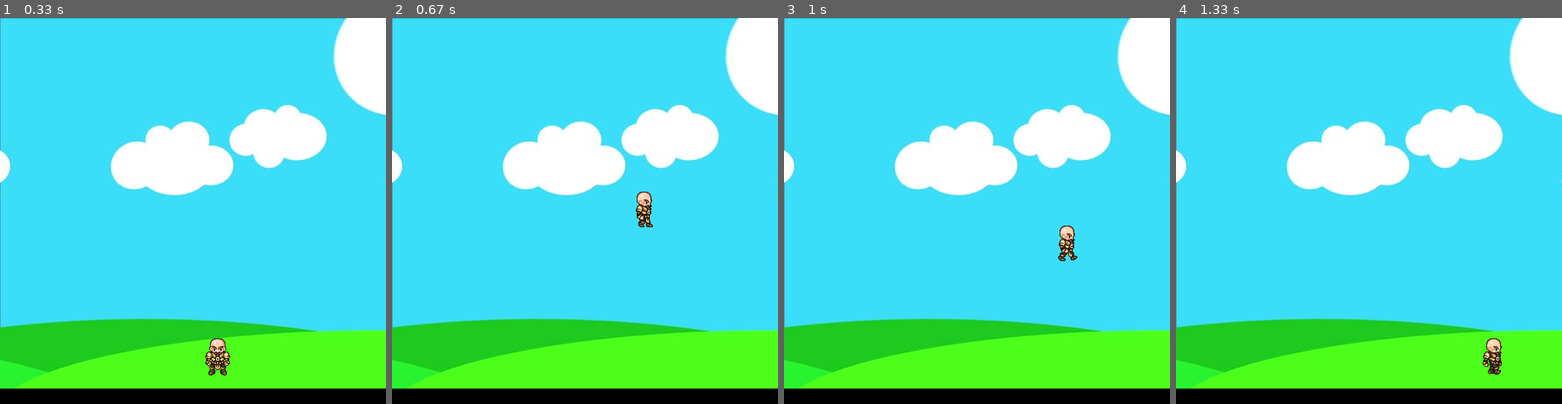
Above: before the commit, frames 1-4 (left to right).
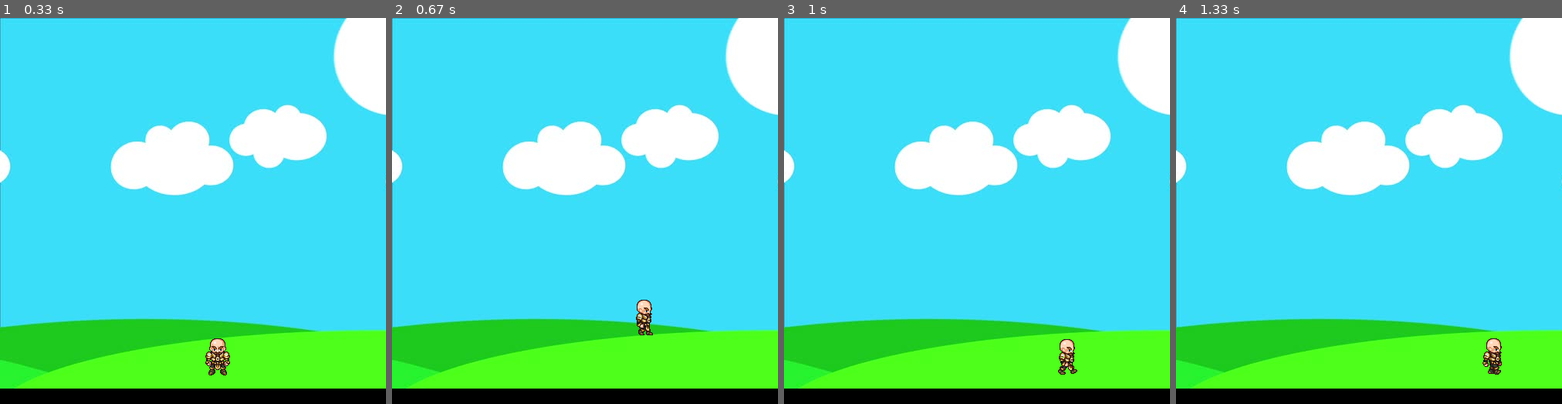
Above: after the commit, the same moments.

Repository: TerriblyClever/pygame_design
Game: pygame game, started from practice.py
Same seed, same stepped clock (60 frames per second), same inputs: the game is played once before the commit and once after it.
Inputs:
- Up to frame 1 (0.33 s): no input
- Up to frame 2 (0.67 s): hold Space from 0.33 s (still down); hold Right from 0.33 s (still down)
- Up to frame 3 (1 s): release Space at 0.8 s; release Right at 0.8 s; hold Right from 0.83 s (still down)
- Up to frame 4 (1.33 s): release Right at 1.3 s

Frame 1 is identical in both runs. In frame 2, 0.6% of the frame differs, in the area x 63-68%, y 45-83%; in frame 3, 0.6%, in the area x 71-76%, y 53-93%; in frame 4, nothing differs.

Commit message:
beginning to transition to OOP version of the code previously written

Diff:
--- /dev/null
+++ b/oop_practice_version.py
@@ -0,0 +1,111 @@
+import pygame
+
+pygame.init()
+
+game_window_x = 500
+game_window_center = game_window_x/2
+game_window_y = 500
+game_window_bottom = game_window_y - 10
+game_window = pygame.display.set_mode((game_window_x, game_window_y))
+pygame.display.set_caption("Change This Title Later")
+
+walk_right = [pygame.image.load('images/R1.png'), pygame.image.load('images/R2.png'), pygame.image.load('images/R3.png'), pygame.image.load('images/R4.png'), pygame.image.load('images/R5.png'), pygame.image.load('images/R6.png'), pygame.image.load('images/R7.png'), pygame.image.load('images/R8.png'), pygame.image.load('images/R9.png')]
+walk_left = [pygame.image.load('images/L1.png'), pygame.image.load('images/L2.png'), pygame.image.load('images/L3.png'), pygame.image.load('images/L4.png'), pygame.image.load('images/L5.png'), pygame.image.load('images/L6.png'), pygame.image.load('images/L7.png'), pygame.image.load('images/L8.png'), pygame.image.load('images/L9.png')]
+background = pygame.image.load('images/bg.jpg')
+character = pygame.image.load('images/standing.png')
+
+clock = pygame.time.Clock()
+
+class Player(object):
+    def __init__(self, x, y, width, height):
+        self.x = x
+        self.y = y
+        self.height = height
+        self.width = width
+        self.velocity = 5
+        self.is_jump = False
+        self.jump_count = 5
+        self.right = False
+        self.left = False
+        self.walk_count = 0
+
+    def draw(self, game_window):
+        if self.walk_count + 1 >= 27:
+            self.walk_count = 0
+        if self.left:
+            game_window.blit(walk_left[self.walk_count//3], (self.x, self.y))
+            self.walk_count += 1
+        elif self.right:
+            game_window.blit(walk_right[self.walk_count//3], (self.x, self.y))
+            self.walk_count += 1
+        else:
+            game_window.blit(character, (self.x, self.y))
+            self.walk_count += 1
+
+
+game_delay = 27
+
+is_jump = False
+jump_count = 5
+
+def redraw_game_window():
+    game_window.blit(background, (0,0))
+    sprite_1.draw(game_window)
+    pygame.display.update()
+
+    #code commented out that was used to animate the red rectangle
+    #pygame.draw.rect(game_window, (255, 0, 0), (x, y, width, height))
+    #pygame.display.update()
+
+
+#MAIN GAME LOOP
+sprite_1 = Player(game_window_center, game_window_bottom, 64, 64)
+run = True
+while run:
+    #pygame.time.delay(game_delay)
+    clock.tick(game_delay)
+
+    for event in pygame.event.get():
+        if event.type == pygame.QUIT:
+            run = False
+
+    keys = pygame.key.get_pressed()
+
+    if keys[pygame.K_LEFT] and sprite_1.x > sprite_1.velocity:
+        sprite_1.x -= sprite_1.velocity
+        sprite_1.right = False
+        sprite_1.left = True
+    elif keys[pygame.K_RIGHT] and sprite_1.x < (game_window_x - sprite_1.width - sprite_1.velocity):
+        sprite_1.x += sprite_1.velocity
+        sprite_1.right = True
+        sprite_1.left = False
+    else:
+        sprite_1.right = False
+        sprite_1.left = False
+        sprite_1.walk_count = 0
+
+    if not sprite_1.is_jump:
+#code has been commented out that would allow vertical movement of the character
+#        if keys[pygame.K_UP] and y > velocity:
+#            y -= velocity
+#
+#        if keys[pygame.K_DOWN] and y < (game_window_y - height - velocity):
+#            y += velocity
+#
+        if keys[pygame.K_SPACE]:
+            sprite_1.is_jump = True
+            sprite_1.right = False
+            sprite_1.left = False
+            sprite_1.walk_count = 0
+    else:
+        if sprite_1.jump_count >= -5:
+            neg = 1
+            if sprite_1.jump_count < 0:
+                neg = -1
+            sprite_1.y -= (sprite_1.jump_count ** 2) * neg
+            sprite_1.jump_count -= 1
+        else:
+            sprite_1.is_jump = False
+            sprite_1.jump_count = 5
+    redraw_game_window()
+pygame.quit()
--- a/practice.py
+++ b/practice.py
@@ -26,7 +26,7 @@
 walk_count = 0
 
 is_jump = False
-jump_count = 10
+jump_count = 5
 
 def redraw_game_window():
     global walk_count
@@ -88,15 +88,15 @@
             left = False
             walk_count = 0
     else:
-        if jump_count >= -10:
+        if jump_count >= -5:
             neg = 1
             if jump_count < 0:
                 neg = -1
-            y_center -= (jump_count ** 2) * 0.5 * neg #multiplier to slow down the jump
+            y_center -= (jump_count ** 2) * neg
             jump_count -= 1
         else:
             is_jump = False
-            jump_count = 10
+            jump_count = 5
 
     redraw_game_window()
 
